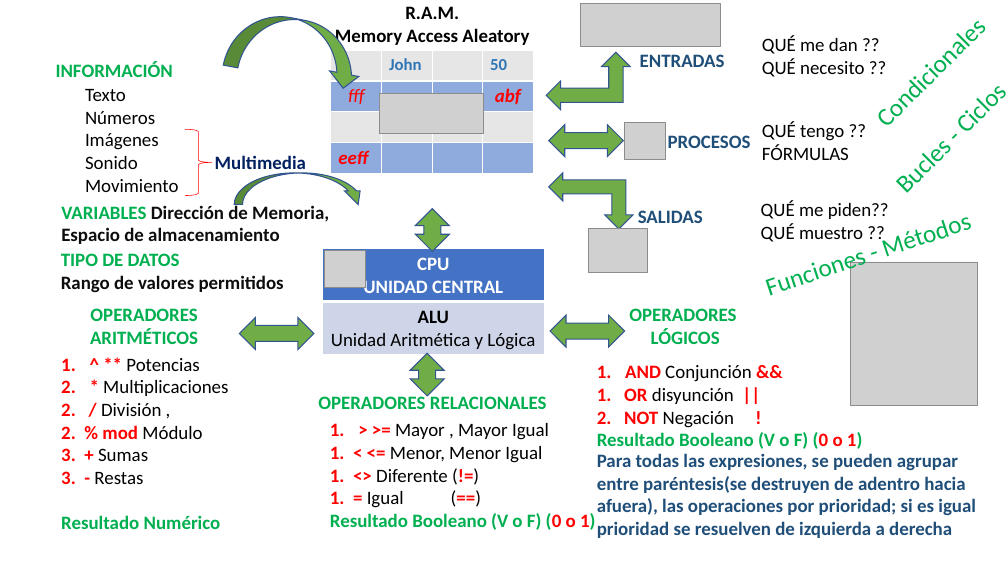
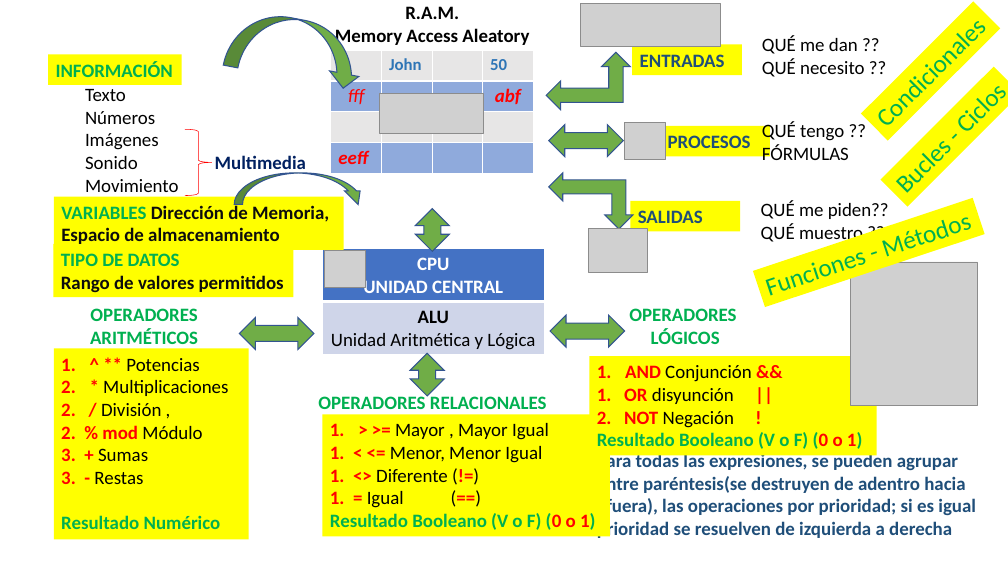
Before and after one commit to sisdesarrollo3/CICLOS-1-2-3, a slide deck: slide 4 of PYTHON/02. Funciones - Estructuras condicionales - Bucles/02. FUNCIONES - METODOS EN PYTHON.pptx (slide 2 before the commit). Drawn at 1008x567 pixels with LibreOffice and Linux fonts; fonts in the diff are those of the drawing; grey boxes stand for pictures; background and template pictures are left out. Boxes give left, top, right and bottom in pixels: in the first picture for what was removed or moved away, otherwise in the second. Text is boxed around its words. In the diff, an @@ line names an element or a change of style, - is before the commit and + after.

```diff
--- a/PYTHON/02. Funciones - Estructuras condicionales - Bucles/02. FUNCIONES - METODOS EN PYTHON.pptx
+++ b/PYTHON/02. Funciones - Estructuras condicionales - Bucles/02. FUNCIONES - METODOS EN PYTHON.pptx
@@ 9 rectangles: place and size @@
-9 rectangles at box(56, 54, 862, 530)
+9 rectangles at box(48, 45, 877, 539)
@@ fill none to #FFFF00 in 12 elements at box(48, 54, 182, 85), box(631, 126, 771, 157), box(632, 45, 742, 75), box(631, 201, 740, 231), box(54, 349, 249, 539), box(323, 414, 610, 537), box(590, 356, 877, 455), box(54, 244, 293, 298), box(54, 197, 343, 250), box(861, 2, 1000, 141), box(881, 66, 1008, 206), box(753, 198, 985, 307) @@
```
Also in this commit, not shown: 2 slides added, 58 other files.
